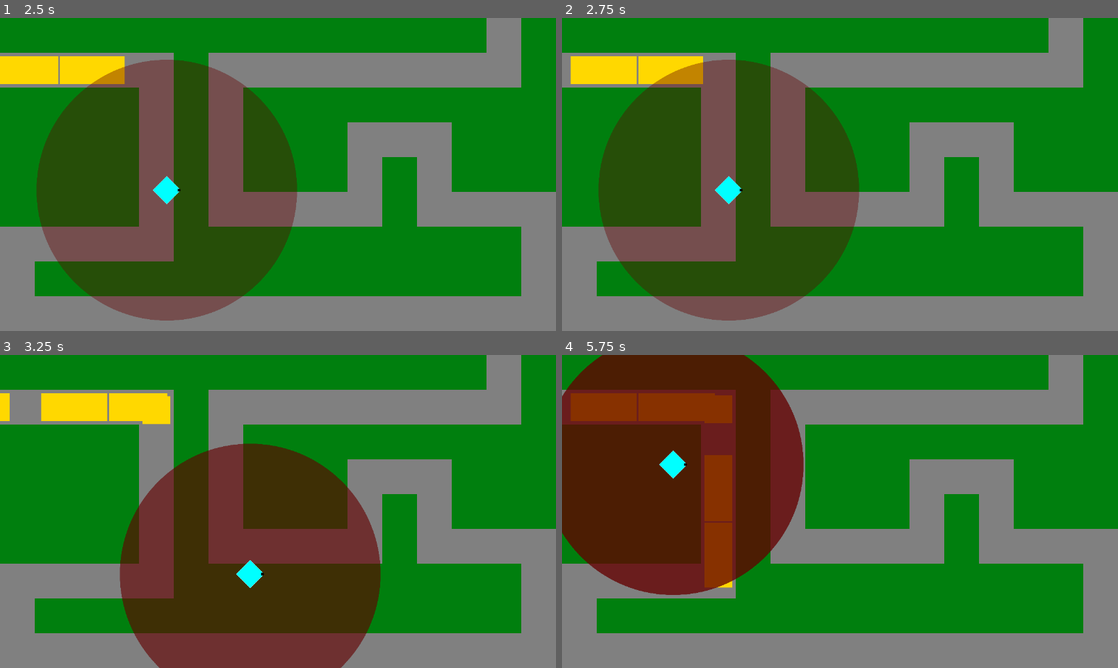
Above: before the commit, frames 1-4 (two rows, left to right).
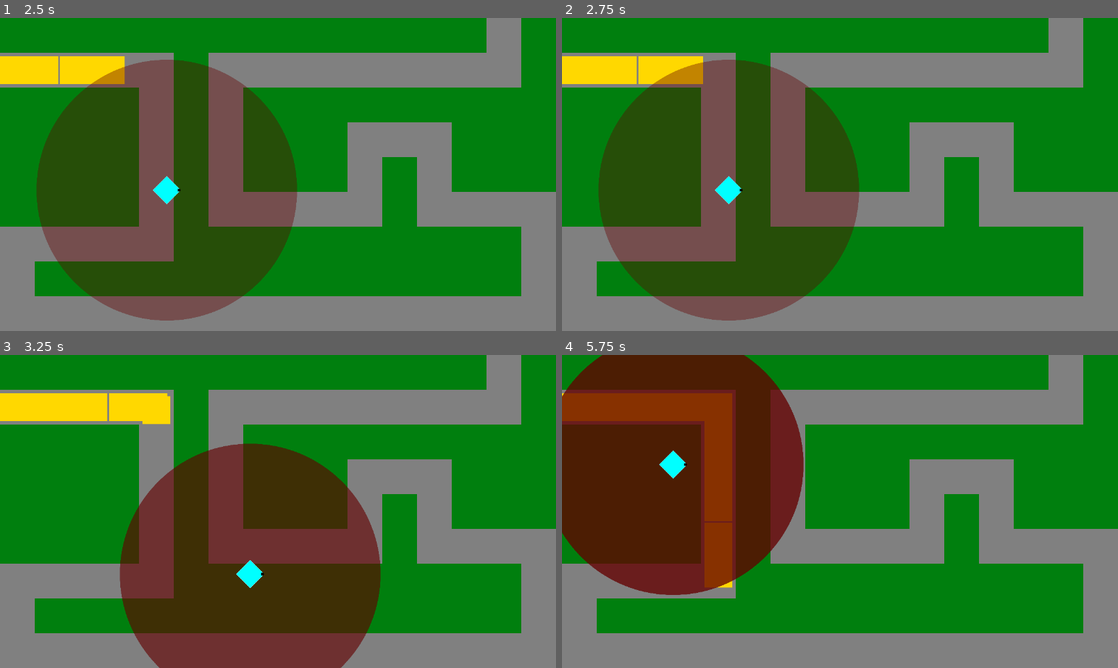
Above: after the commit, the same moments.

Repository: phrasmotica/godot-tower-defence
Game: Godot game, scene res://scenes/game.tscn
Same seed, same stepped clock (60 frames per second), same inputs: the game is played once before the commit and once after it.
Inputs (mouse positions are in pixels of both pictures, inside the frame that each line leads up to):
- Up to frame 1 (2.5 s): tap Enter (ui_accept) at 0.5, 0.6, 0.77, 1.07, 1.52, 1.55, 1.82, 2.1 s; move the mouse to (400, 158) at 0.52 s; hold U (tower_upgrade) 0.53-1.28 s; click (400, 158) at 0.67 s; move the mouse to (166, 190) at 1.27 s; tap 1 (tower_1) at 1.35 s; hold U (tower_upgrade) from 2.03 s (still down); click (166, 190) at 2.17 s
- Up to frame 2 (2.75 s): keep holding U (tower_upgrade)
- Up to frame 3 (3.25 s): keep holding U (tower_upgrade); move the mouse to (250, 574) at 2.77 s; tap 1 (tower_1) at 2.85 s; click (250, 574) at 2.92 s; tap Enter (ui_accept) at 3.02, 3.05 s
- Up to frame 4 (5.75 s): tap Enter (ui_accept) at 3.32, 3.6, 3.77, 4.07, 4.52, 4.55, 4.82, 5.1 s; release U (tower_upgrade) at 3.53 s; click (812, 574) at 3.67 s; move the mouse to (673, 464) at 4.27 s; tap 1 (tower_1) at 4.35 s; click (673, 464) at 5.17 s

Frame 1 is identical in both runs. In frame 2, 0.1% of the frame differs, in the area x 0-2%, y 12-22%; in frame 3, 0.5%; in frame 4, 0.7%, in the area x 0-31%, y 12-32%.

Commit message:
Implement a basic wave sequence

Diff:
--- a/scripts/waves_manager.gd
+++ b/scripts/waves_manager.gd
@@ -4,6 +4,15 @@
 
 @export var enemy_scene: PackedScene
 
+var wave_number = 0
+
 func _process(_delta):
 	if Input.is_action_just_pressed("ui_accept"):
+		next()
+
+func next():
+	wave_number += 1
+
+	for i in range(wave_number):
 		path.spawn_enemy(enemy_scene)
+		await get_tree().create_timer(1.0).timeout
